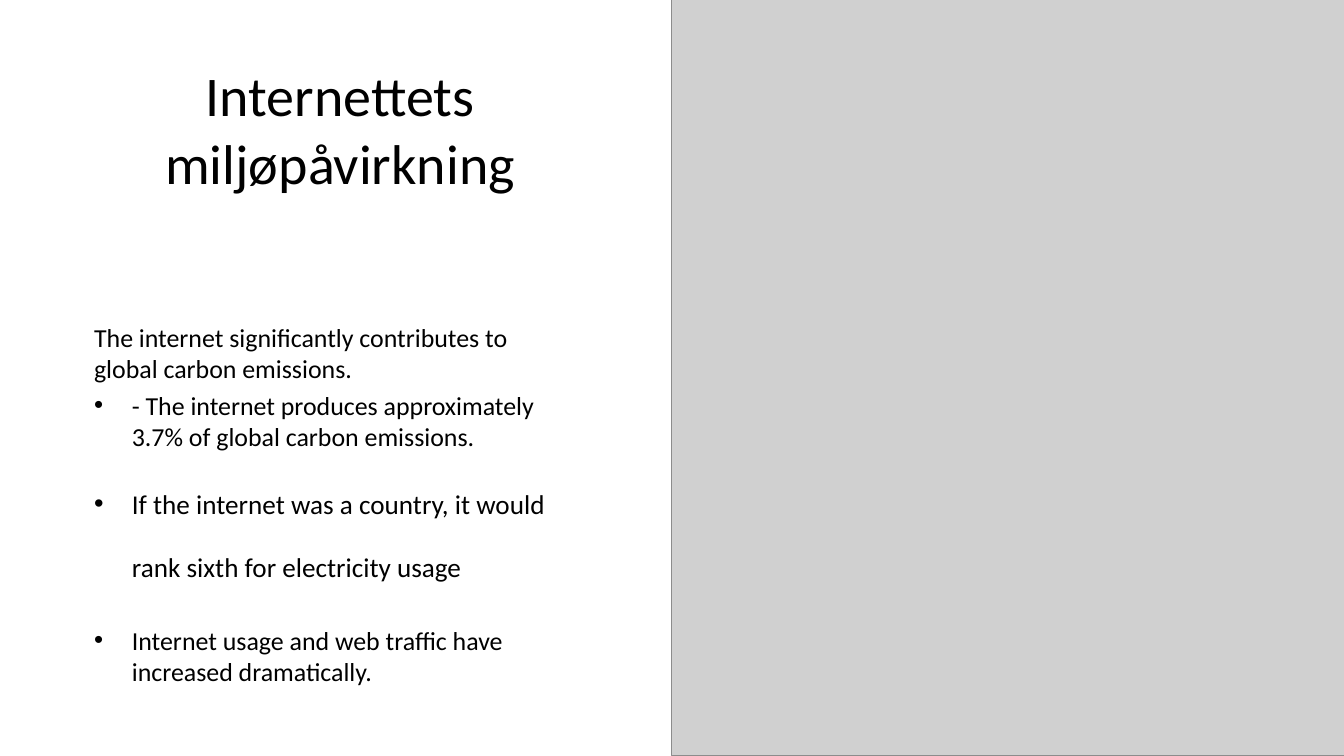
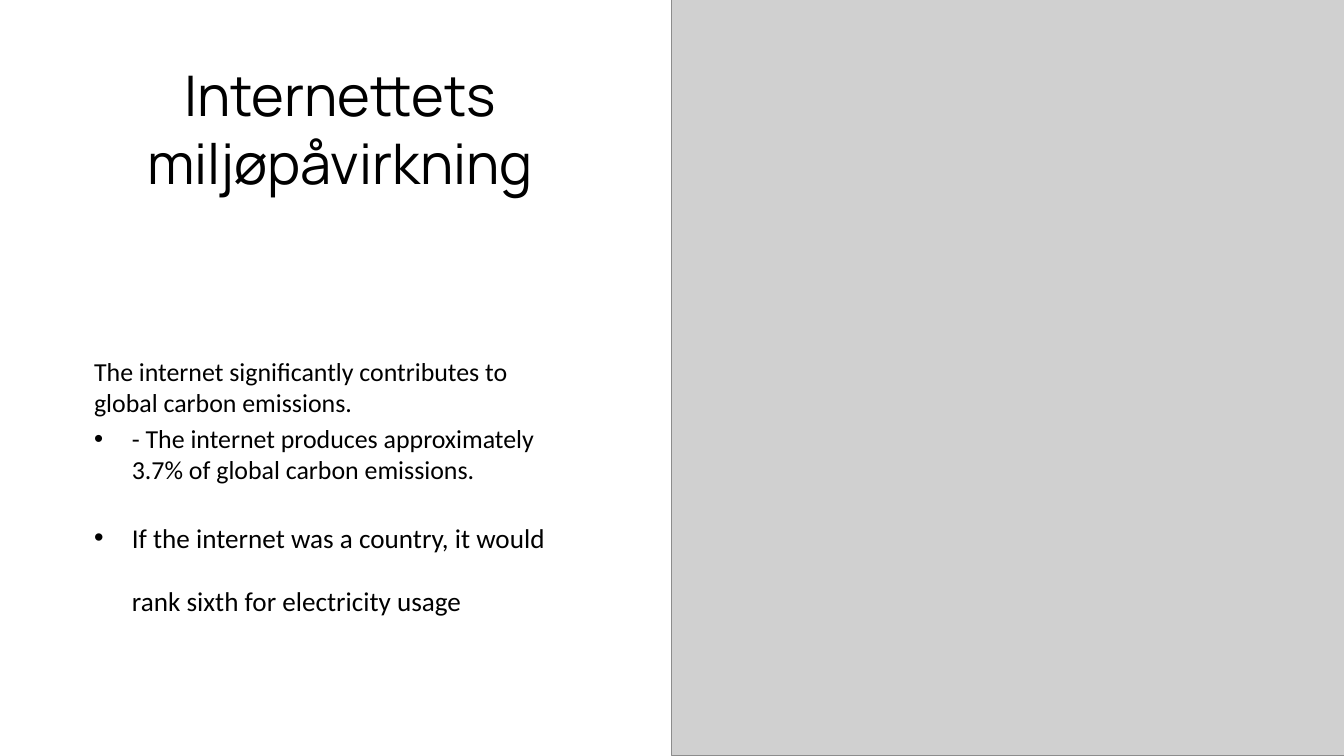
Before and after one commit to xbibogo/MMD24, a slide deck: slide 2 of semester2 PPT/Sustainable_Web_Presentation_Danish.pptx. Drawn at 1344x756 pixels with LibreOffice and Linux fonts; fonts in the diff are those of the drawing; grey boxes stand for pictures. Boxes give left, top, right and bottom in pixels: in the first picture for what was removed or moved away, otherwise in the second. Text is boxed around its words. In the diff, an @@ line names an element or a change of style, - is before the commit and + after.

```diff
--- a/semester2 PPT/Sustainable_Web_Presentation_Danish.pptx
+++ b/semester2 PPT/Sustainable_Web_Presentation_Danish.pptx
@@ title "Internettets miljøpåvirkning" at bbox=[147, 75, 533, 198]: font Calibri to Manrope @@
@@ text at bbox=[132, 632, 503, 686]: paragraph removed @@
-• Internet usage and web traffic have increased dramatically.
```
Also in this commit, not shown: 20 other slides changed, 6 slides added, 3 slides removed.
